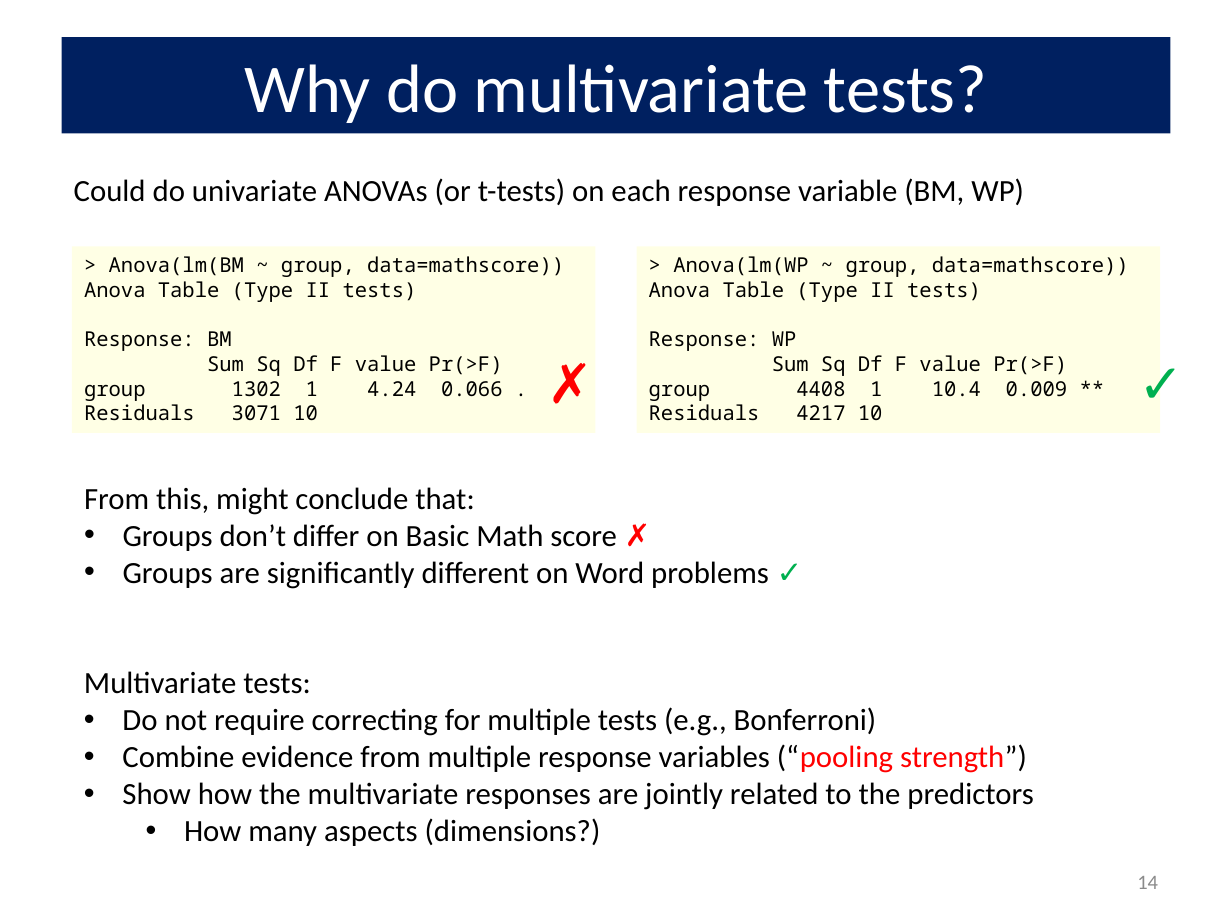
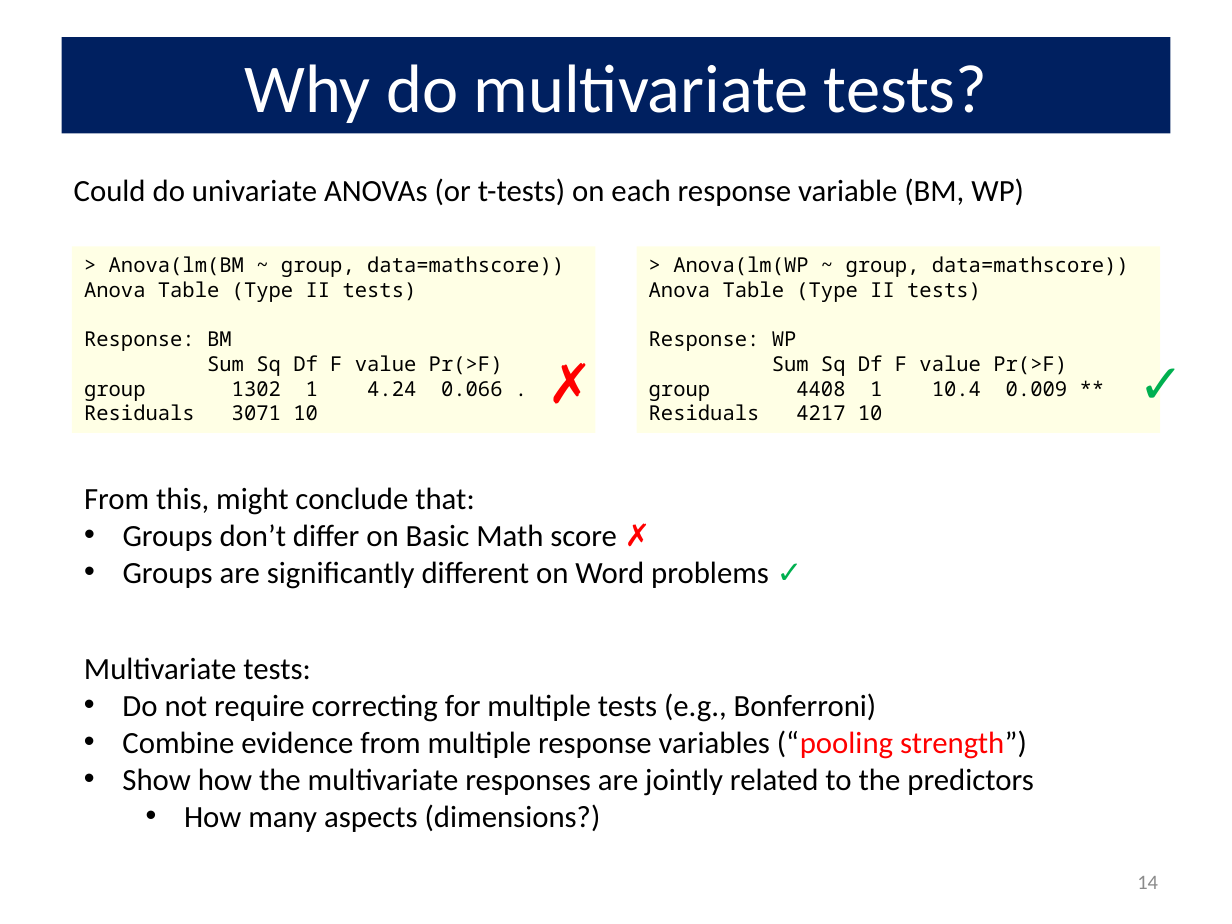
Before and after one commit to friendly/VisMLM-course, a slide deck: slide 14 of lectures/lecture2.pptx. Drawn at 1232x924 pixels with LibreOffice and Linux fonts; fonts in the diff are those of the drawing. Boxes give left, top, right and bottom in pixels: in the first picture for what was removed or moved away, otherwise in the second. Text is boxed around its words. In the diff, an @@ line names an element or a change of style, - is before the commit and + after.

```diff
--- a/lectures/lecture2.pptx
+++ b/lectures/lecture2.pptx
@@ text "Multivariate tests:": place and size @@
-text "Multivariate tests:" at (84,671,1033,846)
+text "Multivariate tests:" at (84,657,1033,832)
```
Also in this commit, not shown: 2 other slides changed, 2 other files.
